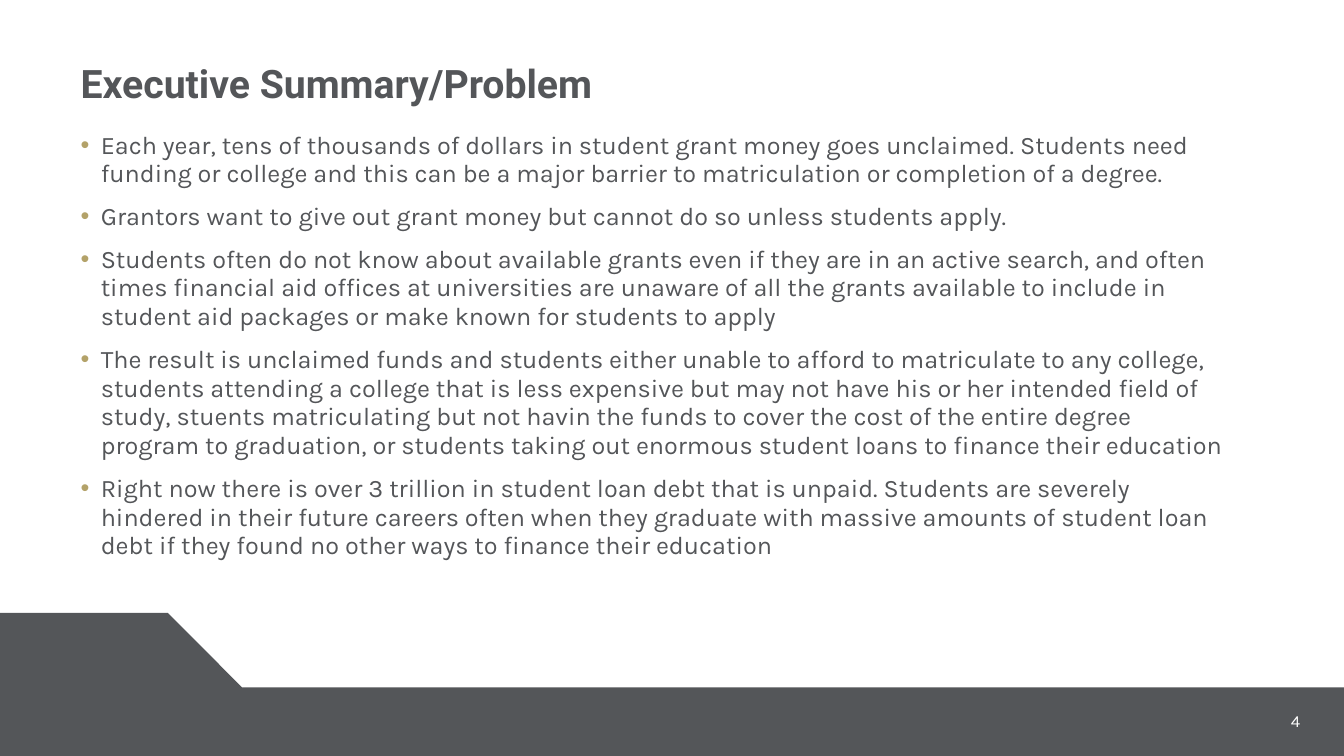
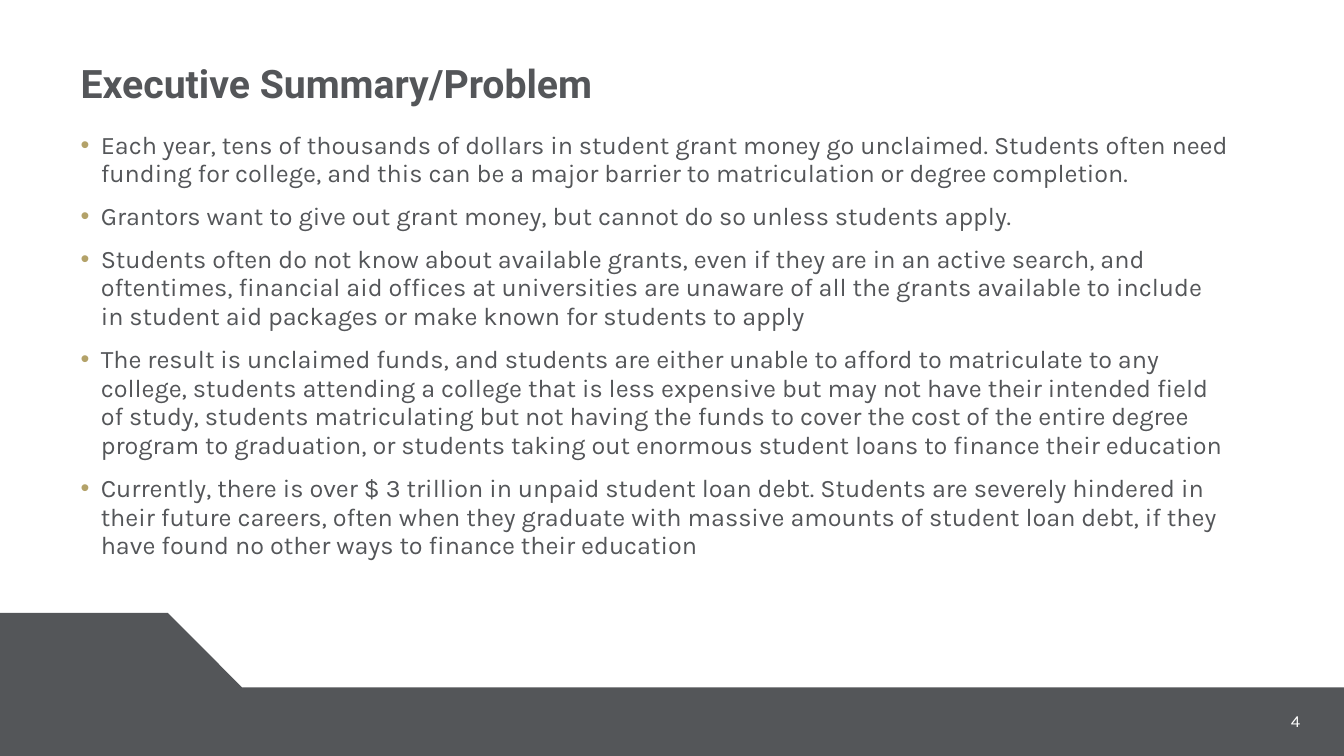
Before and after one commit to mauracarter-statistics/Code-A-Thon, a slide deck: slide 4 of slides_grant_master_cpcc.pptx. Drawn at 1344x756 pixels with LibreOffice and Linux fonts; fonts in the diff are those of the drawing; background and template pictures are left out. Boxes give left, top, right and bottom in pixels: in the first picture for what was removed or moved away, otherwise in the second. Text is boxed around its words. In the diff, an @@ line names an element or a change of style, - is before the commit and + after.

Commit message:
executive summary
explanation of the problem

```diff
--- a/slides_grant_master_cpcc.pptx
+++ b/slides_grant_master_cpcc.pptx
@@ text at [101,136,1228,560]: text changed @@
-• Each year, tens of thousands of dollars in student grant money goes unclaimed. Students need funding or college and this can be a major barrier to matriculation or completion of a degree.
-• Grantors want to give out grant money but cannot do so unless students apply.
-• Students often do not know about available grants even if they are in an active search, and often times financial aid offices at universities are unaware of all the grants available to include in student aid packages or make known for students to apply
-• The result is unclaimed funds and students either unable to afford to matriculate to any college, students attending a college that is less expensive but may not have his or her intended field of study, stuents matriculating but not havin the funds to cover the cost of the entire degree program to graduation, or students taking out enormous student loans to finance their education
-• Right now there is over 3 trillion in student loan debt that is unpaid. Students are severely hindered in their future careers often when they graduate with massive amounts of student loan debt if they found no other ways to finance their education
+• Each year, tens of thousands of dollars in student grant money go unclaimed. Students often need funding for college, and this can be a major barrier to matriculation or degree completion.
+• Grantors want to give out grant money, but cannot do so unless students apply.
+• Students often do not know about available grants, even if they are in an active search, and oftentimes, financial aid offices at universities are unaware of all the grants available to include in student aid packages or make known for students to apply
+• The result is unclaimed funds, and students are either unable to afford to matriculate to any college, students attending a college that is less expensive but may not have their intended field of study, students matriculating but not having the funds to cover the cost of the entire degree program to graduation, or students taking out enormous student loans to finance their education
+• Currently, there is over $ 3 trillion in unpaid student loan debt. Students are severely hindered in their future careers, often when they graduate with massive amounts of student loan debt, if they have found no other ways to finance their education
```
Also in this commit, not shown: 2 other slides changed, 1 slide added.
